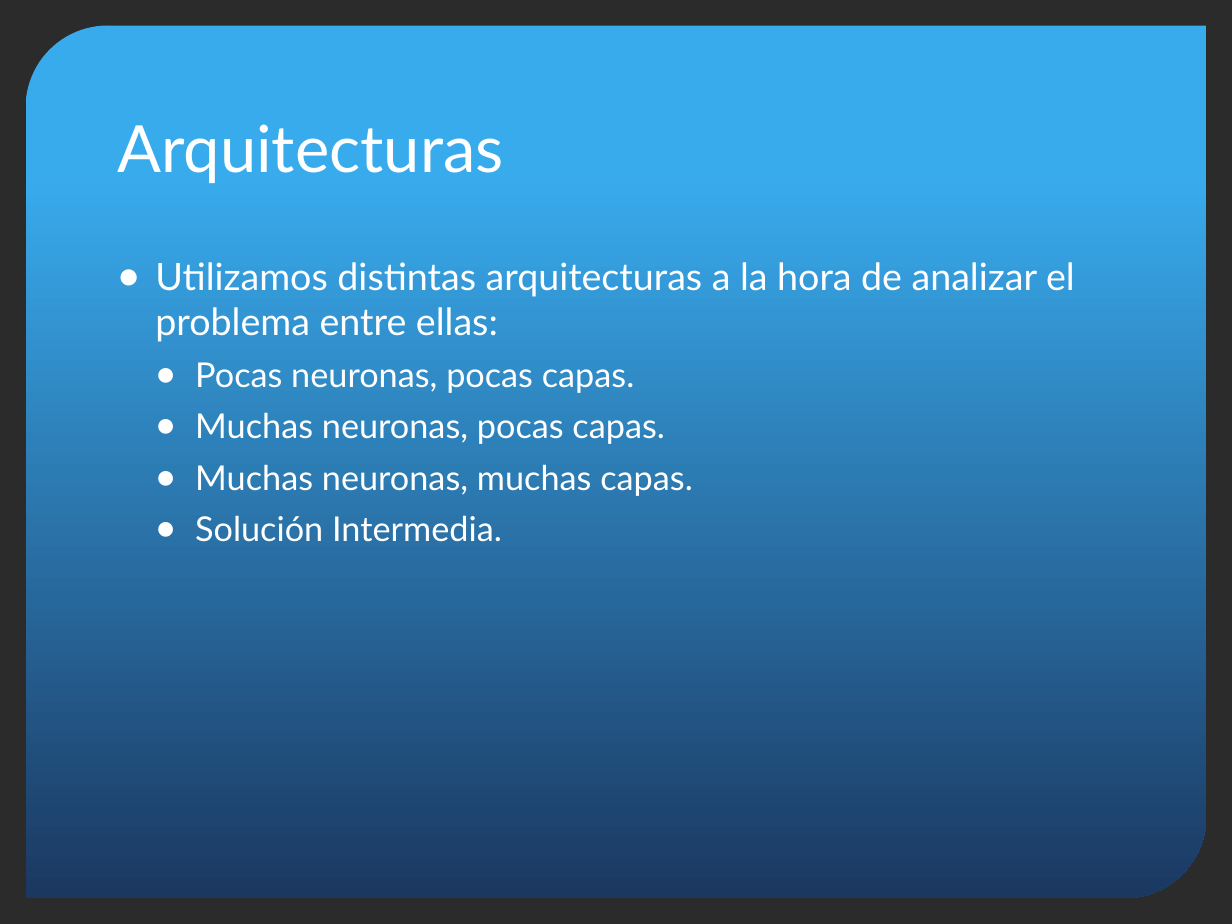
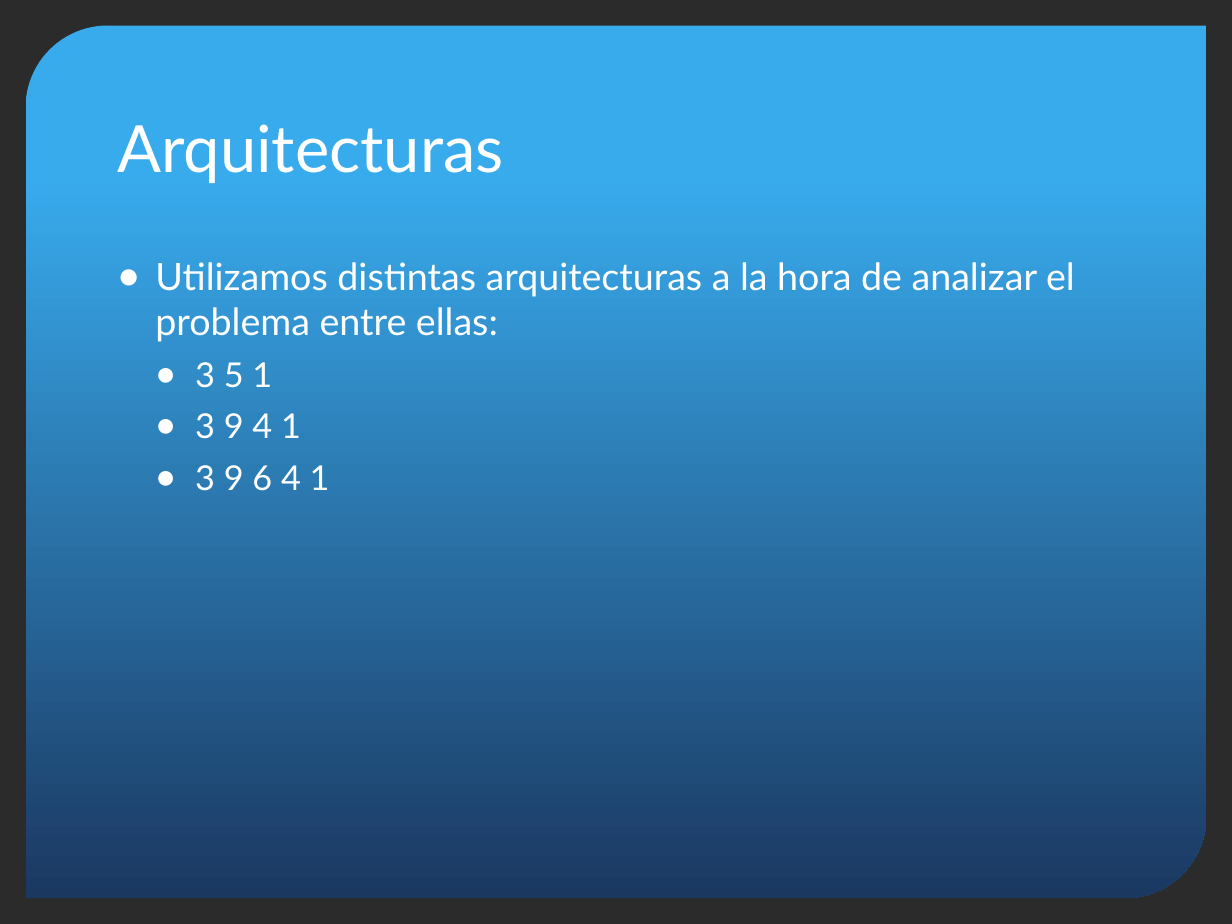
Before and after one commit to joseignaciosg/SIA-TP2, a slide deck: slide 8 of docs/SIA-TP2.pptx. Drawn at 1232x924 pixels with LibreOffice and Linux fonts; fonts in the diff are those of the drawing; background and template pictures are left out; a plain dark background stands for a picture behind light text. Boxes give left, top, right and bottom in pixels: in the first picture for what was removed or moved away, otherwise in the second. Text is boxed around its words. In the diff, an @@ line names an element or a change of style, - is before the commit and + after.

```diff
--- a/docs/SIA-TP2.pptx
+++ b/docs/SIA-TP2.pptx
@@ text at [195, 362, 330, 491]: text changed @@
-  ● Pocas neuronas, pocas capas.
-  ● Muchas neuronas, pocas capas.
-  ● Muchas neuronas, muchas capas.
-  ● Solución Intermedia.
+  ● 3 5 1
+  ● 3 9 4 1
+  ● 3 9 6 4 1
```
Also in this commit, not shown: 4 other slides changed, 4 slides added, 2 slides removed.
